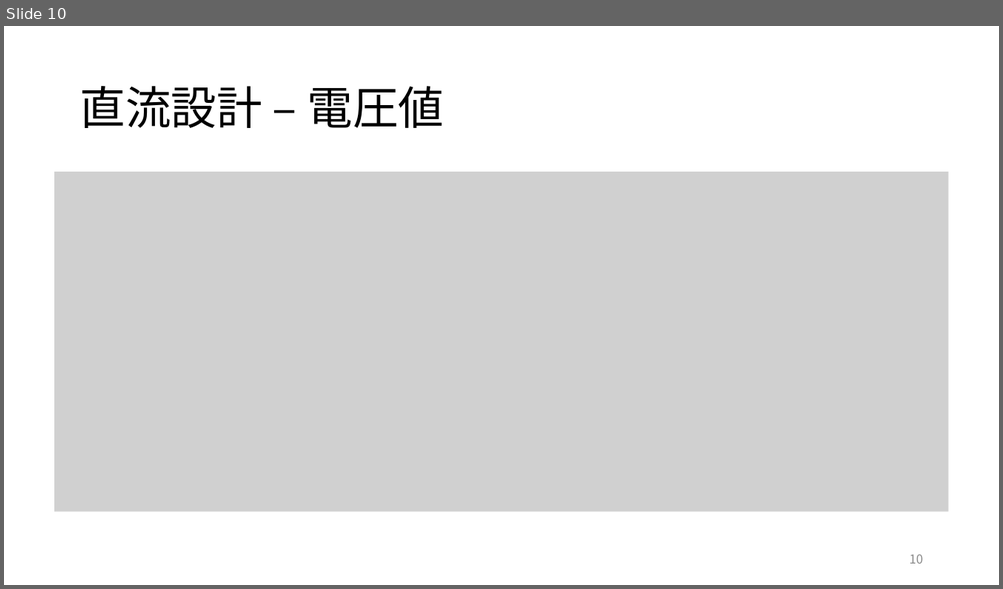
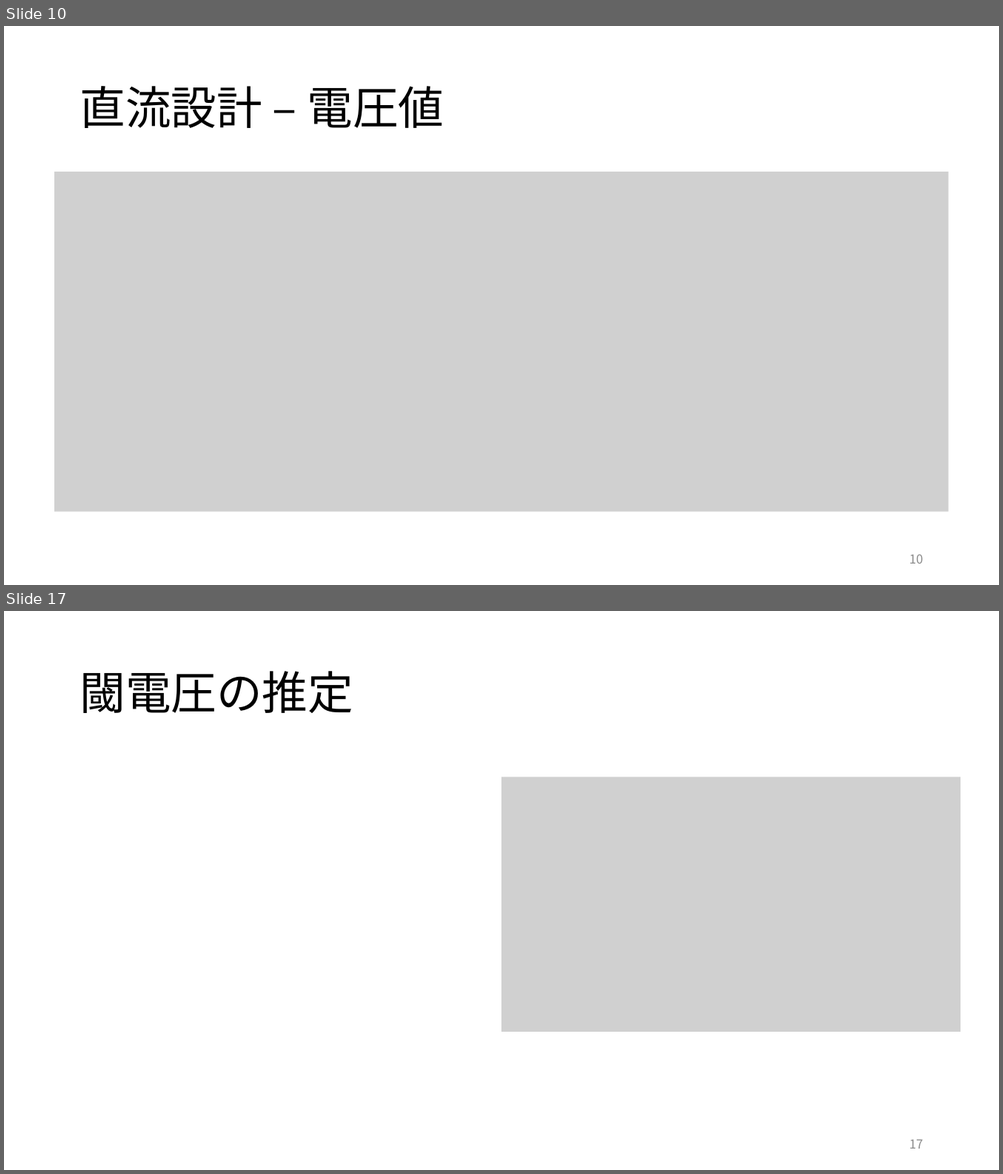
Before and after one commit to kjm-desktop10400/reserch, a slide deck: folded_gilbert/20230703/進捗報告 ギルバートセルの設計.pptx. Shown one above the other, each under a label of ours: slide 10 before the commit, slides 10 and 17 after it; the slides between them are not shown. The pictures are 1003x589 and 1003x1174 pixels, drawn with LibreOffice and Linux fonts; fonts in the diff are those of the drawing; grey boxes stand for pictures. Boxes give left, top, right and bottom in pixels: in the first picture for what was removed or moved away, otherwise in the second. Text is boxed around its words. In the diff, an @@ line names an element or a change of style, - is before the commit and + after.

```diff
--- a/folded_gilbert/20230703/進捗報告 ギルバートセルの設計.pptx
+++ b/folded_gilbert/20230703/進捗報告 ギルバートセルの設計.pptx
@@ slide 17 added at (4,611,999,1170), background #FFFFFF @@
@@ title added at (79,671,353,713), 44 pt, text #000000 @@
+閾電圧の推定
@@ picture added at (502,777,961,1033) @@
@@ page number added at (909,1140,923,1149), 12 pt, text #8C8C8C @@
+17
```
Also in this commit, not shown: 4 slides changed, 8 other files.
